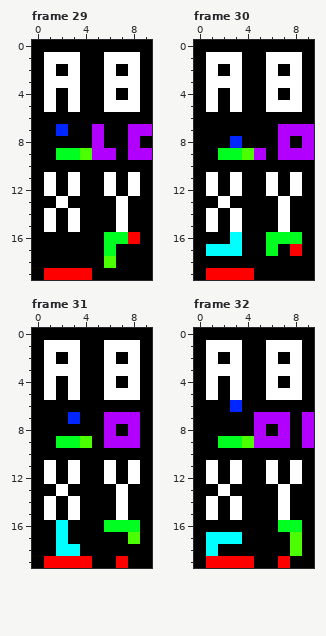
A pixel-art file gets an edit: python/pi_only/select_sprite/select.ase. The picture above was drawn from the file before the commit.
10x20 pixels, 100 frames. Shown: frame 29, frame 30, frame 31, frame 32. The commit also changed other frames, which this record leaves out.
Now the later version:
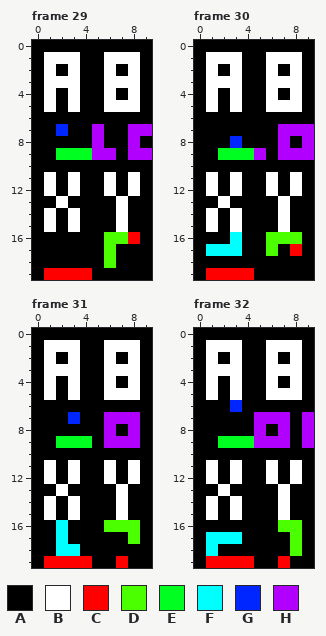
Palette (. is transparent): A #000000  B #ffffff  C #ff0000  D #4cff00  E #00ff21  F #00ffff  G #0026ff  H #b200ff
Message: corrected select sprites and changed framerate
Difference:
{"where": "frame 29, layers \"snake\", \"Pong\""}
{"frame":29,"y":9,"x":4,"old":"D","new":"E"}
{"frame":29,"y":16,"x":6,"old":"EE","new":"DD"}
{"frame":29,"y":17,"x":6,"old":"E","new":"D"}
{"where": "frame 30, layers \"snake\", \"Pong\""}
{"frame":30,"y":9,"x":4,"old":"D","new":"E"}
{"frame":30,"y":16,"x":6,"old":"EEE","new":"DDD"}
{"frame":30,"y":17,"x":6,"old":"E","new":"D"}
{"where": "frame 31, layers \"snake\", \"Pong\""}
{"frame":31,"y":9,"x":4,"old":"D","new":"E"}
{"frame":31,"y":16,"x":6,"old":"EEE","new":"DDD"}
{"where": "frame 32, layers \"snake\", \"Pong\""}
{"frame":32,"y":9,"x":4,"old":"D","new":"E"}
{"frame":32,"y":16,"x":7,"old":"EE","new":"DD"}
